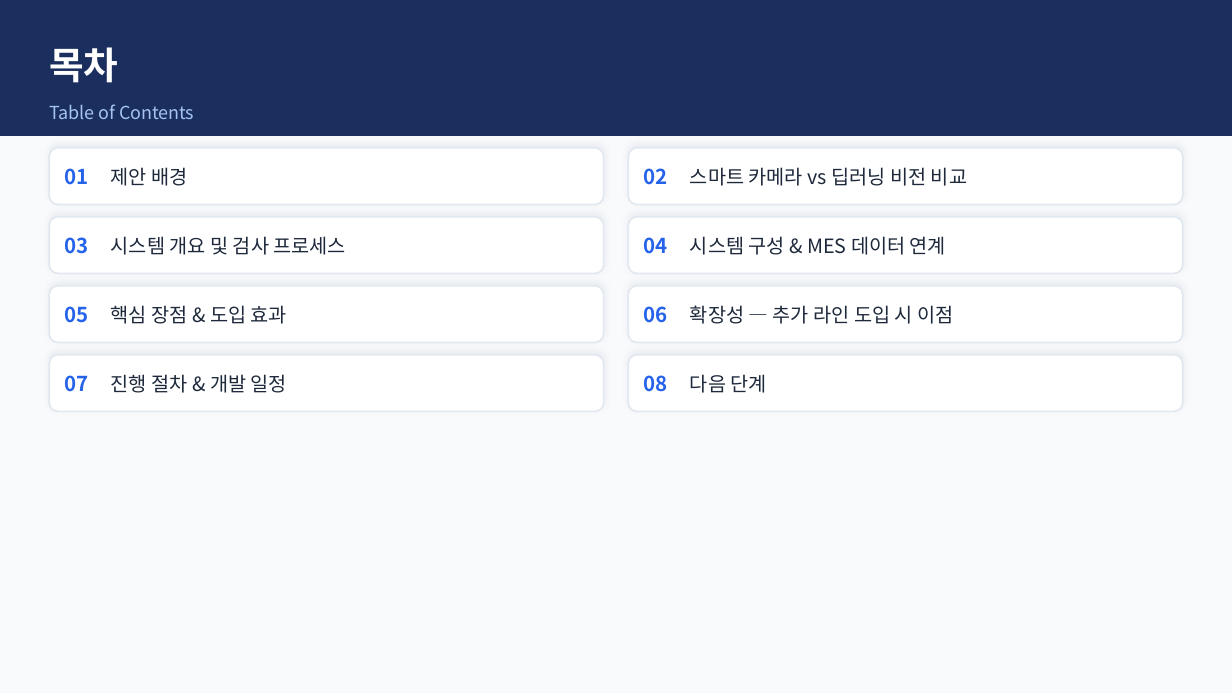
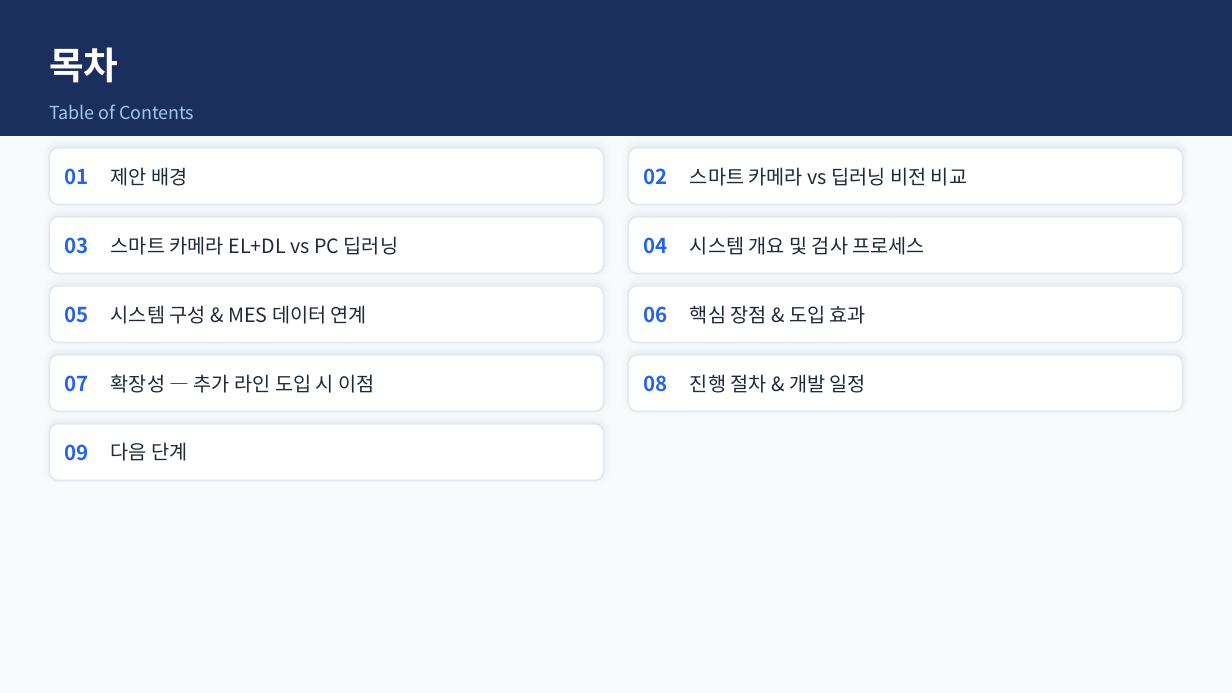
Before and after one commit to Insys-HQ/Insys-review, a slide deck: slide 2 of winnercomb.pptx. Drawn at 1232x693 pixels with LibreOffice and Linux fonts; fonts in the diff are those of the drawing. Boxes give left, top, right and bottom in pixels: in the first picture for what was removed or moved away, otherwise in the second. Text is boxed around its words. In the diff, an @@ line names an element or a change of style, - is before the commit and + after.

```diff
--- a/winnercomb.pptx
+++ b/winnercomb.pptx
@@ text at [111, 236, 398, 255]: text changed @@
-시스템 개요 및 검사 프로세스
+스마트 카메라 EL+DL vs PC 딥러닝
@@ text at [690, 236, 925, 255]: text changed @@
-시스템 구성 & MES 데이터 연계
+시스템 개요 및 검사 프로세스
@@ text at [111, 305, 367, 324]: text changed @@
-핵심 장점 & 도입 효과
+시스템 구성 & MES 데이터 연계
@@ text at [690, 305, 866, 324]: text changed @@
-확장성 — 추가 라인 도입 시 이점
+핵심 장점 & 도입 효과
@@ text at [111, 374, 374, 393]: text changed @@
-진행 절차 & 개발 일정
+확장성 — 추가 라인 도입 시 이점
@@ text at [690, 374, 866, 393]: text changed @@
-다음 단계
+진행 절차 & 개발 일정
@@ rounded rectangle added at [49, 424, 604, 480], fill #FFFFFF, outline #E2E8F0 1 pt @@
@@ text added at [64, 444, 88, 461], 12 pt, text #2563EB, bold @@
+09
@@ text added at [111, 442, 188, 461], 11.5 pt, text #1E293B @@
+다음 단계
```
Also in this commit, not shown: 1 slide added.
